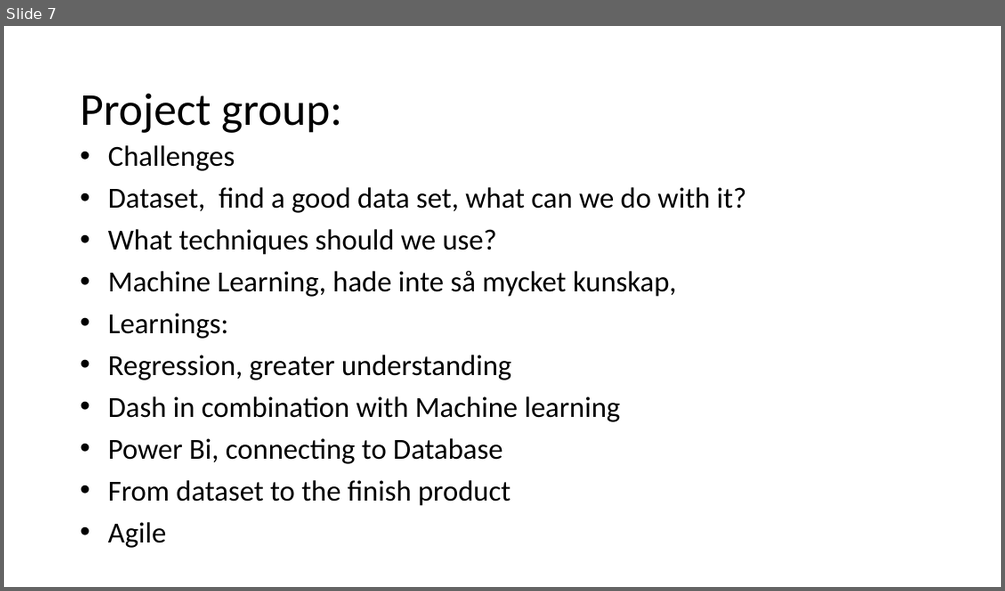
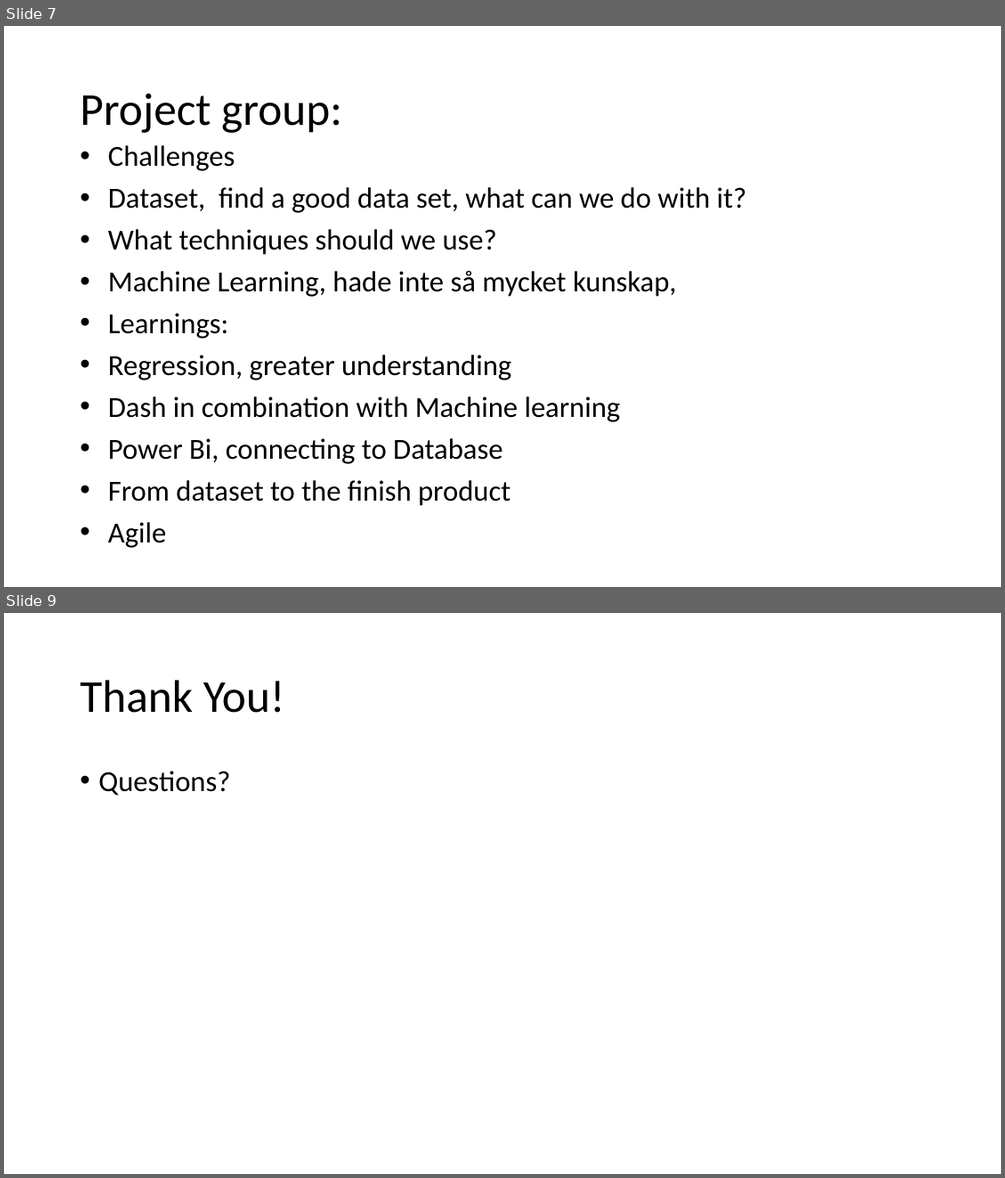
Before and after one commit to nscodechris/final_exam_aw_academy, a slide deck: Presentation1.pptx. Shown one above the other, each under a label of ours: slide 7 before the commit, slides 7 and 9 after it; the slides between them are not shown. The pictures are 1005x591 and 1005x1178 pixels, drawn with LibreOffice and Linux fonts; fonts in the diff are those of the drawing. Boxes give left, top, right and bottom in pixels: in the first picture for what was removed or moved away, otherwise in the second. Text is boxed around its words. In the diff, an @@ line names an element or a change of style, - is before the commit and + after.

```diff
--- a/Presentation1.pptx
+++ b/Presentation1.pptx
@@ slide 9 added at bbox=[4, 613, 1001, 1174], background #FFFFFF @@
@@ title added at bbox=[80, 680, 285, 713], 44 pt, text #000000 @@
+Thank You!
@@ text added at bbox=[98, 771, 230, 795], 28 pt, text #000000 @@
+• Questions?
```
Also in this commit, not shown: 5 slides changed.
